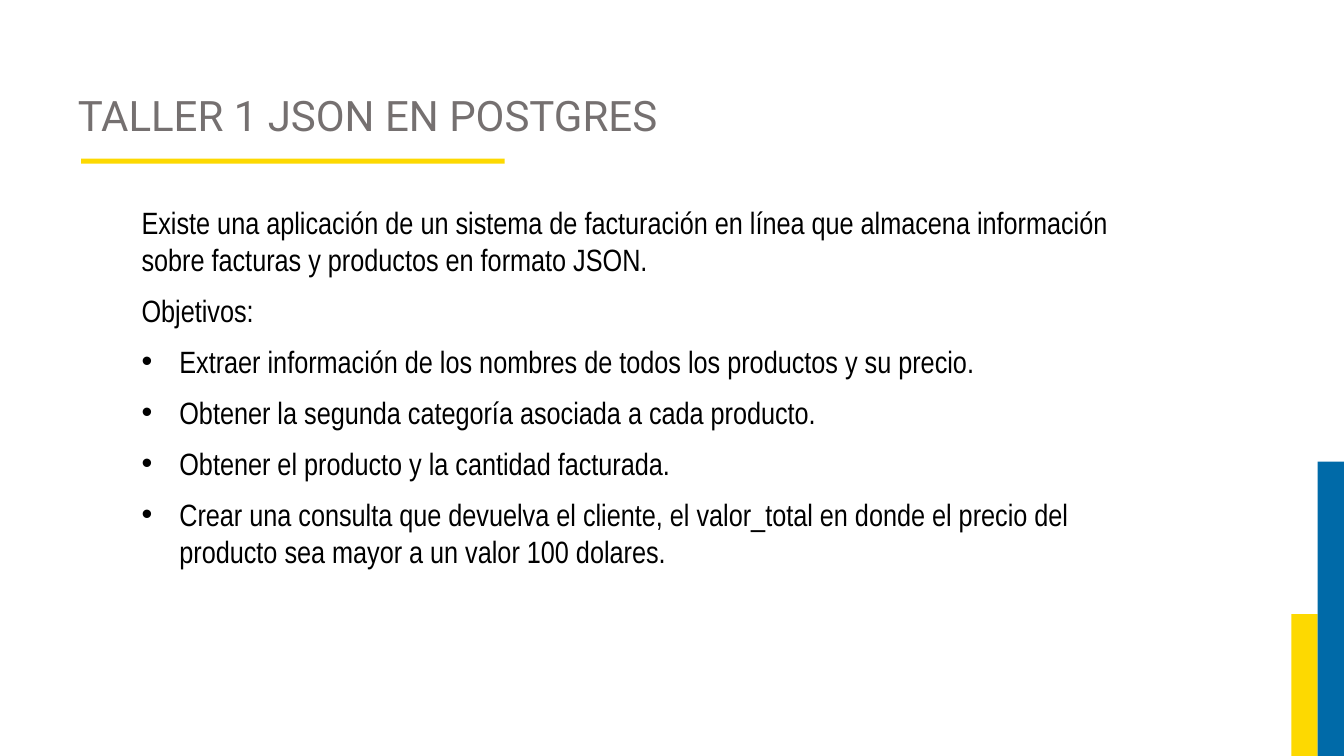
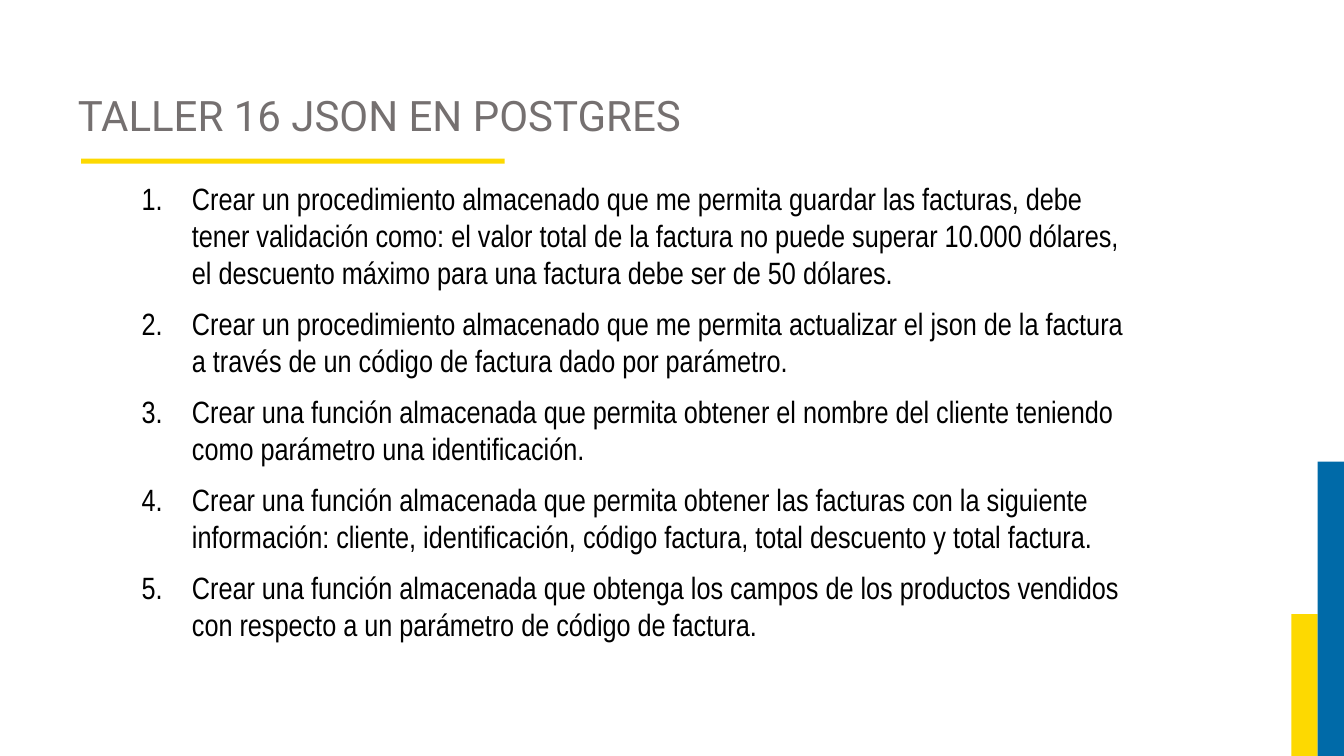
Before and after one commit to JorgeAlejandroAguirreGutierrez/proyecto-luis, a slide deck: slide 141 of Curso Base de Datos 2/DIAPOSITIVAS BASES DE DATOS 2.pptx (slide 150 before the commit). Drawn at 1344x756 pixels with LibreOffice and Linux fonts; fonts in the diff are those of the drawing; background and template pictures are left out. Boxes give left, top, right and bottom in pixels: in the first picture for what was removed or moved away, otherwise in the second. Text is boxed around its words. In the diff, an @@ line names an element or a change of style, - is before the commit and + after.

```diff
--- a/Curso Base de Datos 2/DIAPOSITIVAS BASES DE DATOS 2.pptx
+++ b/Curso Base de Datos 2/DIAPOSITIVAS BASES DE DATOS 2.pptx
@@ title at (78,101,681,132): text changed @@
-TALLER 1 JSON EN POSTGRES
+TALLER 16 JSON EN POSTGRES
@@ text at (192,187,1123,642): text changed @@
-Existe una aplicación de un sistema de facturación en línea que almacena información sobre facturas y productos en formato JSON.
-Objetivos:
-• Extraer información de los nombres de todos los productos y su precio.
-• Obtener la segunda categoría asociada a cada producto.
-• Obtener el producto y la cantidad facturada.
-• Crear una consulta que devuelva el cliente, el valor_total en donde el precio del producto sea mayor a un valor 100 dolares.
+1. Crear un procedimiento almacenado que me permita guardar las facturas, debe tener validación como: el valor total de la factura no puede superar 10.000 dólares, el descuento máximo para una factura debe ser de 50 dólares.
+2. Crear un procedimiento almacenado que me permita actualizar el json de la factura a través de un código de factura dado por parámetro.
+3. Crear una función almacenada que permita obtener el nombre del cliente teniendo como parámetro una identificación.
+4. Crear una función almacenada que permita obtener las facturas con la siguiente información: cliente, identificación, código factura, total descuento y total factura.
+5. Crear una función almacenada que obtenga los campos de los productos vendidos con respecto a un parámetro de código de factura.
```
Also in this commit, not shown: 19 other slides changed, 44 slides added, 20 slides removed, 13 other files.
